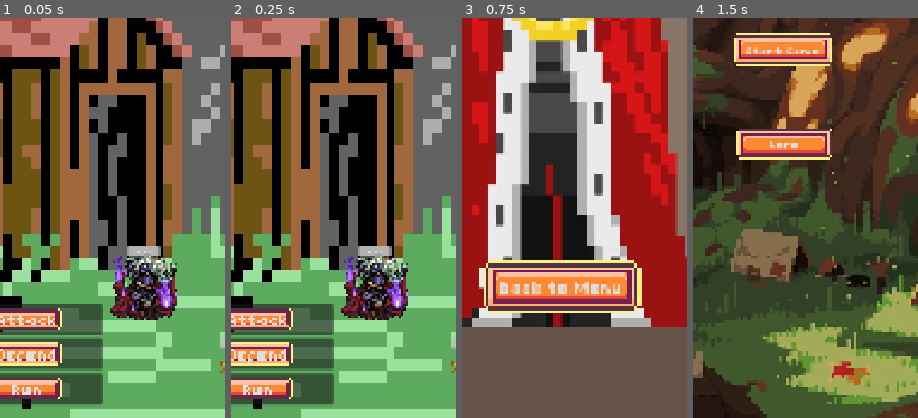
Above: before the commit, frames 1-4 (left to right).
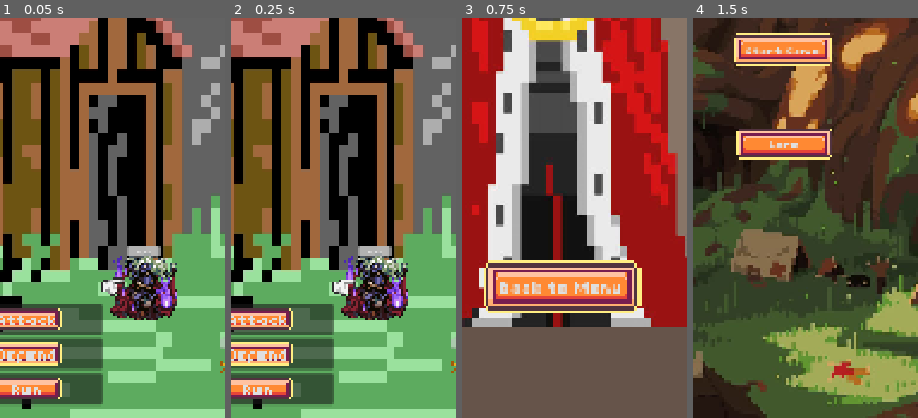
Above: after the commit, the same moments.

Repository: teachermanjeff/rpg2025
Game: Godot game, scene res://battle_scene3.tscn
The game is run twice, just before and just after one commit, with the same random seed, the same clock (stepped at 60 frames per second) and the same inputs. This scene is started directly instead of the project's main scene.
Inputs:
- Up to frame 1 (0.05 s): no input
- Up to frame 2 (0.25 s): no input
- Up to frame 3 (0.75 s): click "Continue" at 0.5 s
- Up to frame 4 (1.5 s): click "Back to Menu" at 1.25 s
The pictures show only the part of the screen within x 29-79%, y 50-100%; the shares and areas given below are measured in that part.

The runs differ from the first frame. In frame 1, 0.3% of the frame differs, in the area x 44-56%, y 64-70%; in frame 2, 0.3%; in frame 3, nothing differs; in frame 4, nothing differs.

Commit message:
Added a floating animation to the focus icon

Diff:
--- a/rpg-test/enemygroup_2.tscn
+++ b/rpg-test/enemygroup_2.tscn
@@ -1,20 +1,177 @@
-[gd_scene load_steps=5 format=3 uid="uid://b5tdgk66n2kso"]
+[gd_scene load_steps=17 format=3 uid="uid://b5tdgk66n2kso"]
 
 [ext_resource type="PackedScene" uid="uid://yayqok80tkq2" path="res://characterbody.tscn" id="1_828ww"]
 [ext_resource type="Texture2D" uid="uid://cqajf78qg13i7" path="res://Battlers/World04_003_ Outlaw.png" id="2_xkdro"]
 
+[sub_resource type="Animation" id="Animation_xkdro"]
+resource_name = "focusFloat"
+loop_mode = 1
+tracks/0/type = "value"
+tracks/0/imported = false
+tracks/0/enabled = true
+tracks/0/path = NodePath(".:position")
+tracks/0/interp = 1
+tracks/0/loop_wrap = true
+tracks/0/keys = {
+"times": PackedFloat32Array(0, 0.25, 0.75, 1),
+"transitions": PackedFloat32Array(1, 1, 1, 1),
+"update": 0,
+"values": [Vector2(-15, -1.5), Vector2(-15, -1), Vector2(-15, -2), Vector2(-15, -1.5)]
+}
+
+[sub_resource type="Animation" id="Animation_8i0bh"]
+length = 0.001
+tracks/0/type = "value"
+tracks/0/imported = false
+tracks/0/enabled = true
+tracks/0/path = NodePath(".:position")
+tracks/0/interp = 1
+tracks/0/loop_wrap = true
+tracks/0/keys = {
+"times": PackedFloat32Array(0),
+"transitions": PackedFloat32Array(1),
+"update": 0,
+"values": [Vector2(-15, -1.5)]
+}
+
+[sub_resource type="AnimationLibrary" id="AnimationLibrary_7av0c"]
+_data = {
+&"RESET": SubResource("Animation_8i0bh"),
+&"focusFloat": SubResource("Animation_xkdro")
+}
+
 [sub_resource type="CompressedTexture2D" id="CompressedTexture2D_8i0bh"]
 load_path = "res://.godot/imported/World01_007_Pirate.png-c596b1a89f76d8a73d18ad891c8c6cec.ctex"
 
+[sub_resource type="Animation" id="Animation_7av0c"]
+resource_name = "focusFloat"
+loop_mode = 1
+tracks/0/type = "value"
+tracks/0/imported = false
+tracks/0/enabled = true
+tracks/0/path = NodePath(".:position")
+tracks/0/interp = 1
+tracks/0/loop_wrap = true
+tracks/0/keys = {
+"times": PackedFloat32Array(0, 0.25, 0.75, 1),
+"transitions": PackedFloat32Array(1, 1, 1, 1),
+"update": 0,
+"values": [Vector2(-15, -1.5), Vector2(-15, -1), Vector2(-15, -2), Vector2(-15, -1.5)]
+}
+
+[sub_resource type="Animation" id="Animation_o6v3n"]
+length = 0.001
+tracks/0/type = "value"
+tracks/0/imported = false
+tracks/0/enabled = true
+tracks/0/path = NodePath(".:position")
+tracks/0/interp = 1
+tracks/0/loop_wrap = true
+tracks/0/keys = {
+"times": PackedFloat32Array(0),
+"transitions": PackedFloat32Array(1),
+"update": 0,
+"values": [Vector2(-15, -1.5)]
+}
+
+[sub_resource type="AnimationLibrary" id="AnimationLibrary_txbfm"]
+_data = {
+&"RESET": SubResource("Animation_o6v3n"),
+&"focusFloat": SubResource("Animation_7av0c")
+}
+
+[sub_resource type="Animation" id="Animation_yay8o"]
+resource_name = "focusFloat"
+loop_mode = 1
+tracks/0/type = "value"
+tracks/0/imported = false
+tracks/0/enabled = true
+tracks/0/path = NodePath(".:position")
+tracks/0/interp = 1
+tracks/0/loop_wrap = true
+tracks/0/keys = {
+"times": PackedFloat32Array(0, 0.25, 0.75, 1),
+"transitions": PackedFloat32Array(1, 1, 1, 1),
+"update": 0,
+"values": [Vector2(-15, -1.5), Vector2(-15, -1), Vector2(-15, -2), Vector2(-15, -1.5)]
+}
+
+[sub_resource type="Animation" id="Animation_jkh3w"]
+length = 0.001
+tracks/0/type = "value"
+tracks/0/imported = false
+tracks/0/enabled = true
+tracks/0/path = NodePath(".:position")
+tracks/0/interp = 1
+tracks/0/loop_wrap = true
+tracks/0/keys = {
+"times": PackedFloat32Array(0),
+"transitions": PackedFloat32Array(1),
+"update": 0,
+"values": [Vector2(-15, -1.5)]
+}
+
+[sub_resource type="AnimationLibrary" id="AnimationLibrary_x2g5s"]
+_data = {
+&"RESET": SubResource("Animation_jkh3w"),
+&"focusFloat": SubResource("Animation_yay8o")
+}
+
 [sub_resource type="CompressedTexture2D" id="CompressedTexture2D_7av0c"]
 load_path = "res://.godot/imported/World01_007_Pirate.png-c596b1a89f76d8a73d18ad891c8c6cec.ctex"
 
+[sub_resource type="Animation" id="Animation_tvmjh"]
+resource_name = "focusFloat"
+loop_mode = 1
+tracks/0/type = "value"
+tracks/0/imported = false
+tracks/0/enabled = true
+tracks/0/path = NodePath(".:position")
+tracks/0/interp = 1
+tracks/0/loop_wrap = true
+tracks/0/keys = {
+"times": PackedFloat32Array(0, 0.25, 0.75),
+"transitions": PackedFloat32Array(1, 1, 1),
+"update": 0,
+"values": [Vector2(-15, -1.5), Vector2(-15, -1), Vector2(-15, -2)]
+}
+
+[sub_resource type="Animation" id="Animation_4438h"]
+length = 0.001
+tracks/0/type = "value"
+tracks/0/imported = false
+tracks/0/enabled = true
+tracks/0/path = NodePath(".:position")
+tracks/0/interp = 1
+tracks/0/loop_wrap = true
+tracks/0/keys = {
+"times": PackedFloat32Array(0),
+"transitions": PackedFloat32Array(1),
+"update": 0,
+"values": [Vector2(-15, -1.5)]
+}
+
+[sub_resource type="AnimationLibrary" id="AnimationLibrary_gprtj"]
+_data = {
+&"RESET": SubResource("Animation_4438h"),
+&"focusFloat": SubResource("Animation_tvmjh")
+}
+
 [node name="enemygroup2" type="Node2D"]
 
 [node name="CharacterBody2D" parent="." instance=ExtResource("1_828ww")]
 
 [node name="Sprite2D" parent="CharacterBody2D" index="0"]
 texture = ExtResource("2_xkdro")
+
+[node name="focus" parent="CharacterBody2D" index="1"]
+position = Vector2(-15, -1.5)
+
+[node name="AnimationPlayer" type="AnimationPlayer" parent="CharacterBody2D/focus" index="0"]
+libraries = {
+&"": SubResource("AnimationLibrary_7av0c")
+}
+autoplay = "focusFloat"
 
 [node name="ProgressBar" parent="CharacterBody2D" index="2"]
 max_value = 150.0
@@ -25,10 +182,28 @@
 [node name="Sprite2D" parent="CharacterBody2D2" index="0"]
 texture = SubResource("CompressedTexture2D_8i0bh")
 
+[node name="focus" parent="CharacterBody2D2" index="1"]
+position = Vector2(-15, -1.5)
+
+[node name="AnimationPlayer" type="AnimationPlayer" parent="CharacterBody2D2/focus" index="0"]
+libraries = {
+&"": SubResource("AnimationLibrary_txbfm")
+}
+autoplay = "focusFloat"
+
 [node name="CharacterBody2D3" parent="." instance=ExtResource("1_828ww")]
 
 [node name="Sprite2D" parent="CharacterBody2D3" index="0"]
 texture = ExtResource("2_xkdro")
+
+[node name="focus" parent="CharacterBody2D3" index="1"]
+position = Vector2(-15, -1.5)
+
+[node name="AnimationPlayer" type="AnimationPlayer" parent="CharacterBody2D3/focus" index="0"]
+libraries = {
+&"": SubResource("AnimationLibrary_x2g5s")
+}
+autoplay = "focusFloat"
 
 [node name="ProgressBar" parent="CharacterBody2D3" index="2"]
 max_value = 150.0
@@ -38,6 +213,16 @@
 
 [node name="Sprite2D" parent="CharacterBody2D4" index="0"]
 texture = SubResource("CompressedTexture2D_7av0c")
+
+[node name="focus" parent="CharacterBody2D4" index="1"]
+visible = true
+position = Vector2(-15, -1.5)
+
+[node name="AnimationPlayer" type="AnimationPlayer" parent="CharacterBody2D4/focus" index="0"]
+libraries = {
+&"": SubResource("AnimationLibrary_gprtj")
+}
+autoplay = "focusFloat"
 
 [editable path="CharacterBody2D"]
 [editable path="CharacterBody2D2"]
--- a/rpg-test/enemygroup_3.tscn
+++ b/rpg-test/enemygroup_3.tscn
@@ -1,17 +1,181 @@
-[gd_scene load_steps=4 format=3 uid="uid://bqoxu6g8y0y68"]
+[gd_scene load_steps=16 format=3 uid="uid://bqoxu6g8y0y68"]
 
 [ext_resource type="PackedScene" uid="uid://yayqok80tkq2" path="res://characterbody.tscn" id="1_whyas"]
 [ext_resource type="Texture2D" uid="uid://cqajf78qg13i7" path="res://Battlers/World04_003_ Outlaw.png" id="2_nfoow"]
 [ext_resource type="Texture2D" uid="uid://csicojjldak74" path="res://Battlers/World01_004_WailingPrince.png" id="3_nfoow"]
 
+[sub_resource type="Animation" id="Animation_nfoow"]
+resource_name = "focusFloat"
+loop_mode = 1
+tracks/0/type = "value"
+tracks/0/imported = false
+tracks/0/enabled = true
+tracks/0/path = NodePath(".:position")
+tracks/0/interp = 1
+tracks/0/loop_wrap = true
+tracks/0/keys = {
+"times": PackedFloat32Array(0, 0.25, 0.75, 1),
+"transitions": PackedFloat32Array(1, 1, 1, 1),
+"update": 0,
+"values": [Vector2(-15, -1.5), Vector2(-15, -1), Vector2(-15, -2), Vector2(-15, -1.5)]
+}
+
+[sub_resource type="Animation" id="Animation_yu4g0"]
+length = 0.001
+tracks/0/type = "value"
+tracks/0/imported = false
+tracks/0/enabled = true
+tracks/0/path = NodePath(".:position")
+tracks/0/interp = 1
+tracks/0/loop_wrap = true
+tracks/0/keys = {
+"times": PackedFloat32Array(0),
+"transitions": PackedFloat32Array(1),
+"update": 0,
+"values": [Vector2(-15, -1.5)]
+}
+
+[sub_resource type="AnimationLibrary" id="AnimationLibrary_xc0hs"]
+_data = {
+&"RESET": SubResource("Animation_yu4g0"),
+&"focusFloat": SubResource("Animation_nfoow")
+}
+
+[sub_resource type="Animation" id="Animation_j0n8t"]
+resource_name = "focusFloat"
+tracks/0/type = "value"
+tracks/0/imported = false
+tracks/0/enabled = true
+tracks/0/path = NodePath(".:position")
+tracks/0/interp = 1
+tracks/0/loop_wrap = true
+tracks/0/keys = {
+"times": PackedFloat32Array(0, 0.25, 0.75, 1),
+"transitions": PackedFloat32Array(1, 1, 1, 1),
+"update": 0,
+"values": [Vector2(-15, -1.5), Vector2(-15, -1), Vector2(-15, -2), Vector2(-15, -1.5)]
+}
+
+[sub_resource type="Animation" id="Animation_gs5mr"]
+length = 0.001
+tracks/0/type = "value"
+tracks/0/imported = false
+tracks/0/enabled = true
+tracks/0/path = NodePath(".:position")
+tracks/0/interp = 1
+tracks/0/loop_wrap = true
+tracks/0/keys = {
+"times": PackedFloat32Array(0),
+"transitions": PackedFloat32Array(1),
+"update": 0,
+"values": [Vector2(-15, -1.5)]
+}
+
+[sub_resource type="AnimationLibrary" id="AnimationLibrary_iq02a"]
+_data = {
+&"RESET": SubResource("Animation_gs5mr"),
+&"focusFloat": SubResource("Animation_j0n8t")
+}
+
+[sub_resource type="Animation" id="Animation_j0vhm"]
+resource_name = "focusFloat"
+loop_mode = 1
+tracks/0/type = "value"
+tracks/0/imported = false
+tracks/0/enabled = true
+tracks/0/path = NodePath(".:position")
+tracks/0/interp = 1
+tracks/0/loop_wrap = true
+tracks/0/keys = {
+"times": PackedFloat32Array(0, 0.25, 0.75, 1),
+"transitions": PackedFloat32Array(1, 1, 1, 1),
+"update": 0,
+"values": [Vector2(-15, -1.5), Vector2(-15, -1), Vector2(-15, -2), Vector2(-15, -1.5)]
+}
+
+[sub_resource type="Animation" id="Animation_pm58k"]
+length = 0.001
+tracks/0/type = "value"
+tracks/0/imported = false
+tracks/0/enabled = true
+tracks/0/path = NodePath(".:position")
+tracks/0/interp = 1
+tracks/0/loop_wrap = true
+tracks/0/keys = {
+"times": PackedFloat32Array(0),
+"transitions": PackedFloat32Array(1),
+"update": 0,
+"values": [Vector2(-15, -1.5)]
+}
+
+[sub_resource type="AnimationLibrary" id="AnimationLibrary_k8tsv"]
+_data = {
+&"RESET": SubResource("Animation_pm58k"),
+&"focusFloat": SubResource("Animation_j0vhm")
+}
+
+[sub_resource type="Animation" id="Animation_gpmqc"]
+resource_name = "focusFloat"
+loop_mode = 1
+tracks/0/type = "value"
+tracks/0/imported = false
+tracks/0/enabled = true
+tracks/0/path = NodePath(".:position")
+tracks/0/interp = 1
+tracks/0/loop_wrap = true
+tracks/0/keys = {
+"times": PackedFloat32Array(0, 0.25, 0.75, 1),
+"transitions": PackedFloat32Array(1, 1, 1, 1),
+"update": 0,
+"values": [Vector2(-15, -1.5), Vector2(-15, -1), Vector2(-15, -2), Vector2(-15, -1.5)]
+}
+
+[sub_resource type="Animation" id="Animation_lgqu4"]
+length = 0.001
+tracks/0/type = "value"
+tracks/0/imported = false
+tracks/0/enabled = true
+tracks/0/path = NodePath(".:position")
+tracks/0/interp = 1
+tracks/0/loop_wrap = true
+tracks/0/keys = {
+"times": PackedFloat32Array(0),
+"transitions": PackedFloat32Array(1),
+"update": 0,
+"values": [Vector2(-15, -1.5)]
+}
+
+[sub_resource type="AnimationLibrary" id="AnimationLibrary_21prk"]
+_data = {
+&"RESET": SubResource("Animation_lgqu4"),
+&"focusFloat": SubResource("Animation_gpmqc")
+}
+
 [node name="enemygroup3" type="Node2D"]
 
 [node name="CharacterBody2D" parent="." instance=ExtResource("1_whyas")]
+
+[node name="focus" parent="CharacterBody2D" index="1"]
+position = Vector2(-15, -1.5)
+
+[node name="AnimationPlayer" type="AnimationPlayer" parent="CharacterBody2D/focus" index="0"]
+libraries = {
+&"": SubResource("AnimationLibrary_xc0hs")
+}
+autoplay = "focusFloat"
 
 [node name="CharacterBody2D4" parent="." instance=ExtResource("1_whyas")]
 
 [node name="Sprite2D" parent="CharacterBody2D4" index="0"]
 texture = ExtResource("2_nfoow")
+
+[node name="focus" parent="CharacterBody2D4" index="1"]
+position = Vector2(-15, -1.5)
+
+[node name="AnimationPlayer" type="AnimationPlayer" parent="CharacterBody2D4/focus" index="0"]
+libraries = {
+&"": SubResource("AnimationLibrary_iq02a")
+}
 
 [node name="ProgressBar" parent="CharacterBody2D4" index="2"]
 max_value = 150.0
@@ -22,6 +186,15 @@
 [node name="Sprite2D" parent="CharacterBody2D3" index="0"]
 texture = ExtResource("3_nfoow")
 
+[node name="focus" parent="CharacterBody2D3" index="1"]
+position = Vector2(-15, -1.5)
+
+[node name="AnimationPlayer" type="AnimationPlayer" parent="CharacterBody2D3/focus" index="0"]
+libraries = {
+&"": SubResource("AnimationLibrary_k8tsv")
+}
+autoplay = "focusFloat"
+
 [node name="ProgressBar" parent="CharacterBody2D3" index="2"]
 max_value = 200.0
 value = 200.0
@@ -30,6 +203,16 @@
 
 [node name="Sprite2D" parent="CharacterBody2D2" index="0"]
 texture = ExtResource("2_nfoow")
+
+[node name="focus" parent="CharacterBody2D2" index="1"]
+visible = true
+position = Vector2(-15, -1.5)
+
+[node name="AnimationPlayer" type="AnimationPlayer" parent="CharacterBody2D2/focus" index="0"]
+libraries = {
+&"": SubResource("AnimationLibrary_21prk")
+}
+autoplay = "focusFloat"
 
 [node name="ProgressBar" parent="CharacterBody2D2" index="2"]
 max_value = 150.0
